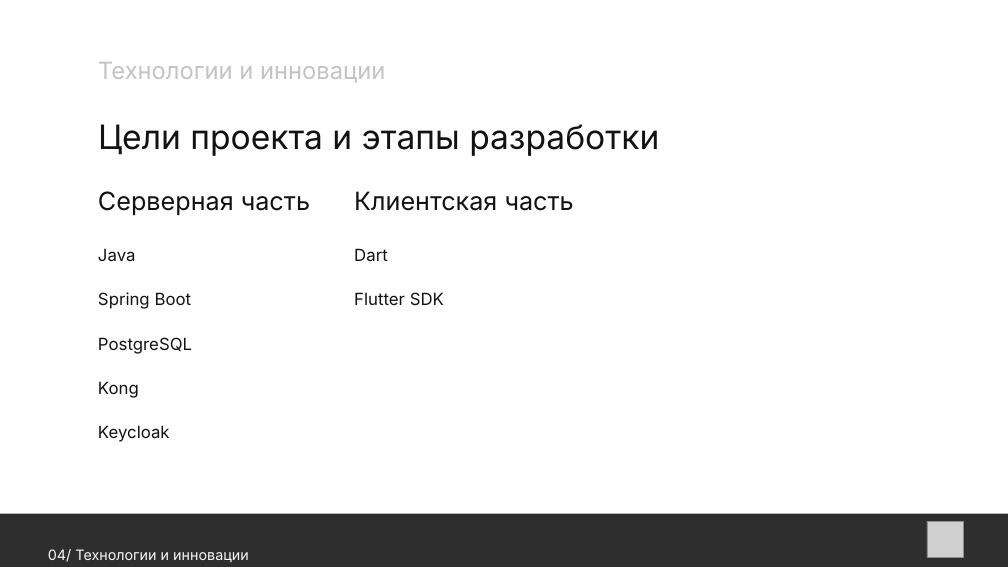
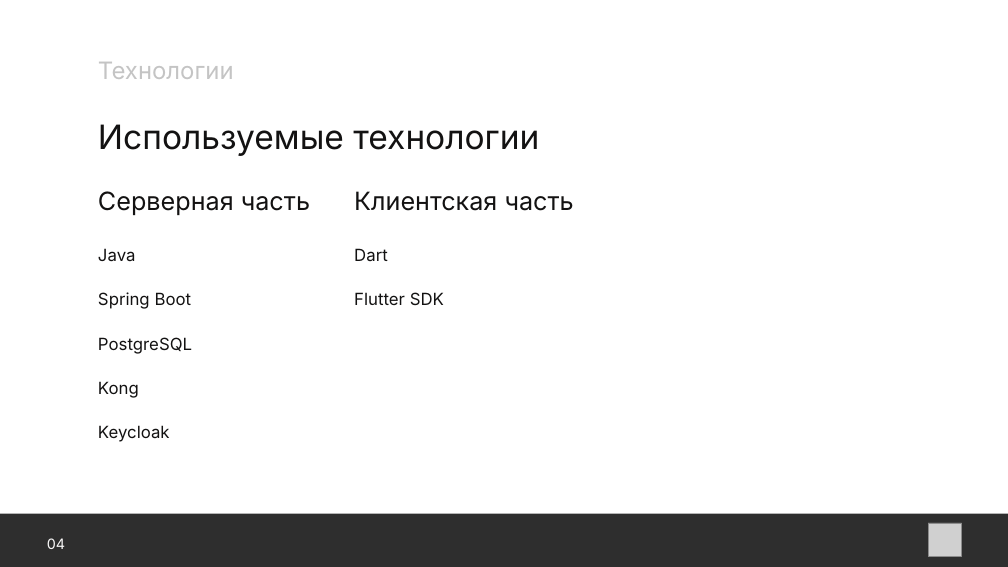
Before and after one commit to BuchnevDmitry/tp-9.2, a slide deck: slide 5 of presentation/Презентация.pptx. Drawn at 1008x567 pixels with LibreOffice and Linux fonts; fonts in the diff are those of the drawing; grey boxes stand for pictures. Boxes give left, top, right and bottom in pixels: in the first picture for what was removed or moved away, otherwise in the second. Text is boxed around its words. In the diff, an @@ line names an element or a change of style, - is before the commit and + after.

```diff
--- a/presentation/Презентация.pptx
+++ b/presentation/Презентация.pptx
@@ text at (x1=98, y1=62, x2=234, y2=79): text changed; size 34 to 34.2 pt @@
-Технологии и инновации
+Технологии
@@ text removed at (x1=98, y1=124, x2=659, y2=156) @@
-Цели проекта и этапы разработки
@@ text added at (x1=98, y1=124, x2=539, y2=156), 47.9 pt, text #131212 @@
+Используемые технологии
@@ text added at (x1=47, y1=538, x2=65, y2=549), 20.5 pt, text #F9F8F8 @@
+04
@@ text removed at (x1=48, y1=549, x2=249, y2=562) @@
-04/ Технологии и инновации
```
Also in this commit, not shown: 7 other slides changed, 2 slides added, 2 slides removed, 1 other file.
